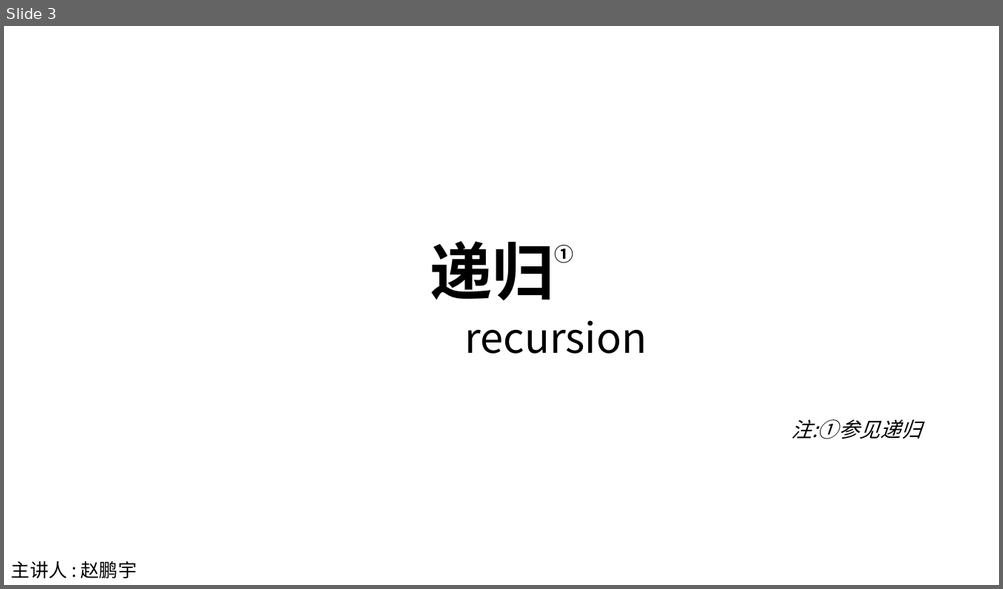
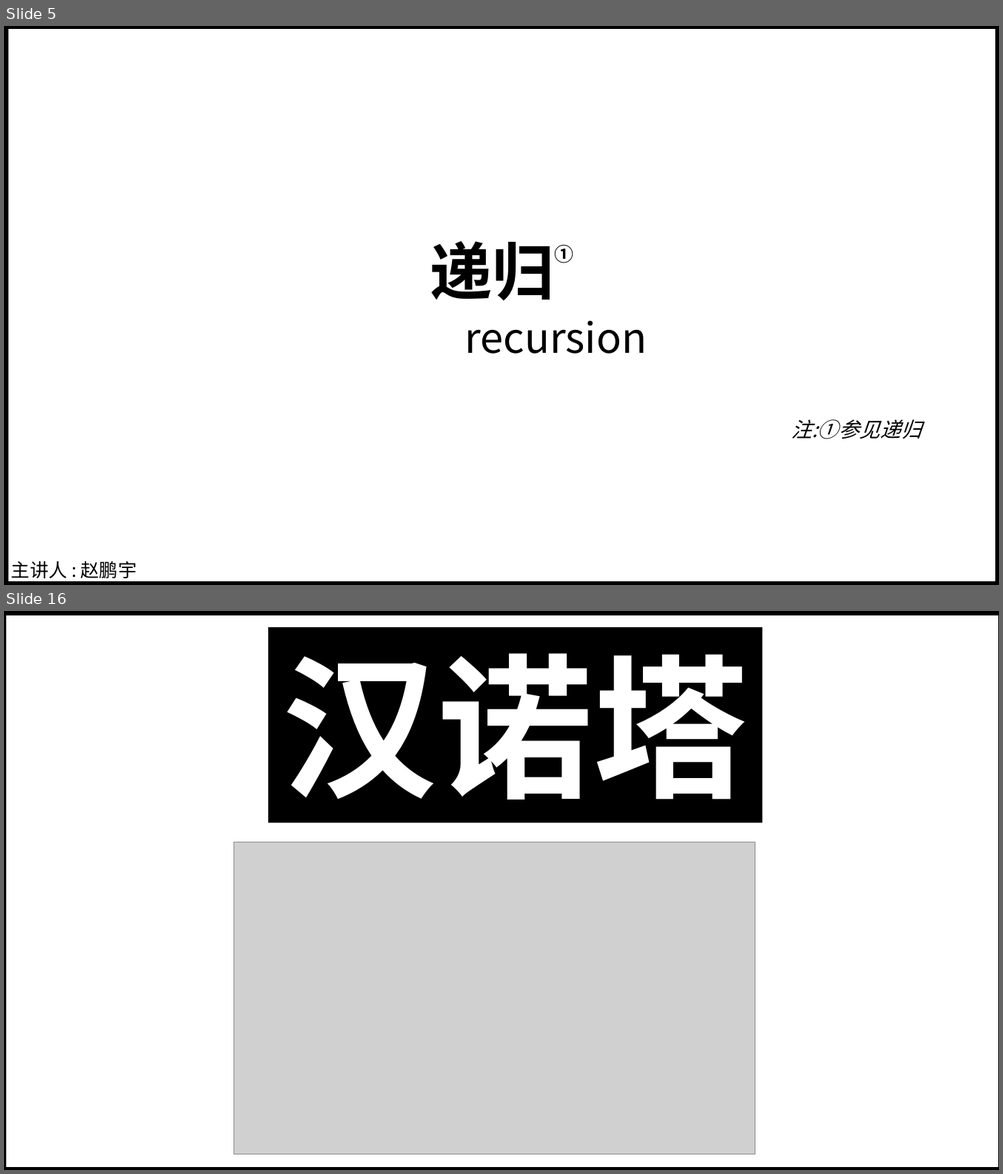
Before and after one commit to ZPYhiahiahia/nxjb-recursion-src, a slide deck: 递归.pptx. Shown one above the other, each under a label of ours: slide 3 before the commit, slides 5 and 16 after it; the slides between them are not shown. The pictures are 1003x589 and 1003x1174 pixels, drawn with LibreOffice and Linux fonts; fonts in the diff are those of the drawing; grey boxes stand for pictures. Boxes give left, top, right and bottom in pixels: in the first picture for what was removed or moved away, otherwise in the second. Text is boxed around its words. In the diff, an @@ line names an element or a change of style, - is before the commit and + after.

```diff
--- a/递归.pptx
+++ b/递归.pptx
@@ slide 16 added at (4,611,999,1170), background #FFFFFF @@
@@ table added at (4,612,999,1170), 1 rows, 1 columns @@
+
@@ table added at (4,612,999,1170), 1 rows, 1 columns @@
+
@@ rectangle added at (268,627,762,823), fill #000000, 150 pt, text #FFFFFF, bold @@
+汉诺塔
@@ picture added at (234,843,754,1154) @@
@@ what was slide 3 is now slide 5 @@
@@ slide 5 changed as well @@
@@ table added at (5,26,998,585), 1 rows, 1 columns @@
+
```
Also in this commit, not shown: 3 other slides changed, 18 other slides added, 6 slides removed, 1 other file.
